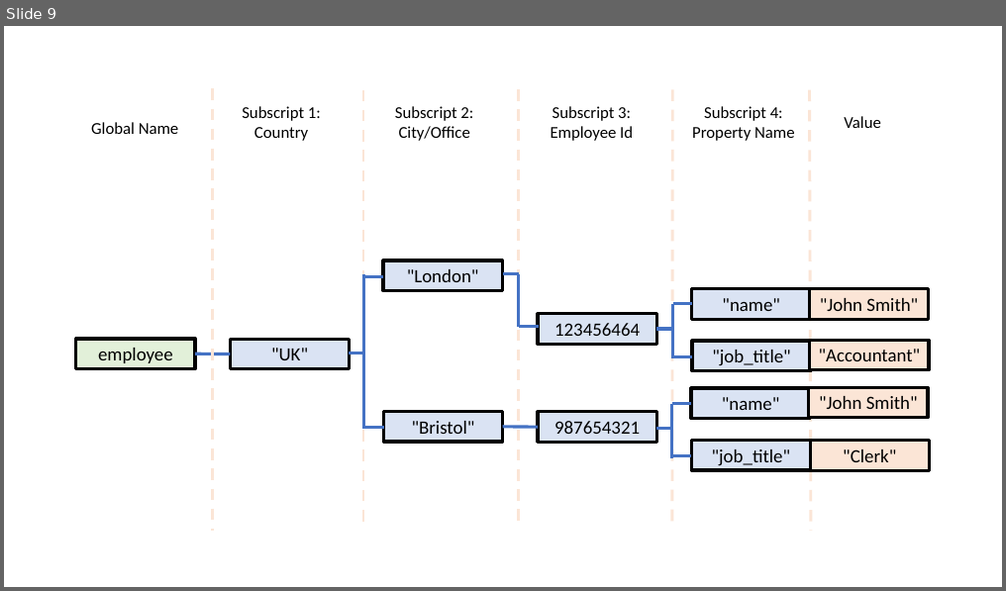
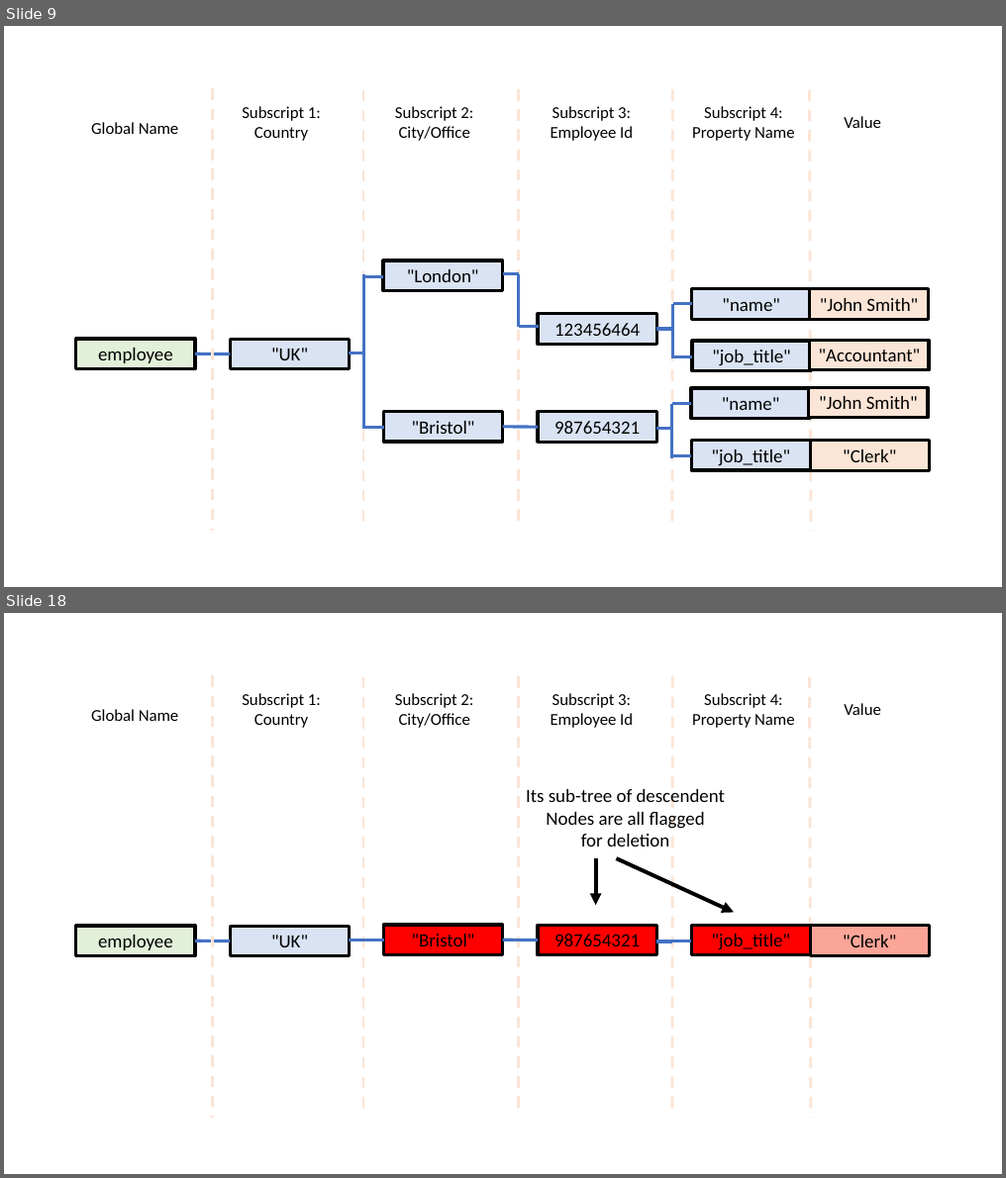
Before and after one commit to robtweed/global_storage, a slide deck: diagrams/global_storage.pptx. Shown one above the other, each under a label of ours: slide 9 before the commit, slides 9 and 18 after it; the slides between them are not shown. The pictures are 1006x591 and 1006x1178 pixels, drawn with LibreOffice and Linux fonts; fonts in the diff are those of the drawing. Boxes give left, top, right and bottom in pixels: in the first picture for what was removed or moved away, otherwise in the second. Text is boxed around its words. In the diff, an @@ line names an element or a change of style, - is before the commit and + after.

```diff
--- a/diagrams/global_storage.pptx
+++ b/diagrams/global_storage.pptx
@@ slide 18 added at <box>4,613,1002,1174</box>, background #FFFFFF @@
@@ line added from (212, 676) to (212, 1118), #FBE5D6 2.75 pt dashed @@
@@ text added at <box>242,693,321,728</box>, 16 pt, text #000000 @@
+Subscript 1:
+Country
@@ line added from (363, 677) to (363, 1110), #FBE5D6 2.75 pt dashed @@
@@ text added at <box>395,693,473,728</box>, 16 pt, text #000000 @@
+Subscript 2:
+City/Office
@@ line added from (519, 676) to (519, 1110), #FBE5D6 2.75 pt dashed @@
@@ text added at <box>550,693,633,728</box>, 16 pt, text #000000 @@
+Subscript 3:
+Employee Id
@@ line added from (672, 676) to (672, 1110), #FBE5D6 2.75 pt dashed @@
@@ text added at <box>692,693,795,728</box>, 16 pt, text #000000 @@
+Subscript 4:
+Property Name
@@ line added from (810, 677) to (811, 1118), #FBE5D6 2.75 pt dashed @@
@@ text added at <box>91,709,179,721</box>, 16 pt, text #000000 @@
+Global Name
@@ text added at <box>844,703,881,715</box>, 16 pt, text #000000 @@
+Value
@@ text added at <box>526,787,725,847</box>, 18 pt, text #000000 @@
+Its sub-tree of descendent
+Nodes are all flagged
+for deletion
@@ arrow added from (596, 859) to (596, 906), #000000 3.75 pt @@
@@ arrow added from (617, 859) to (734, 912), #000000 3.75 pt @@
@@ rectangle added at <box>76,926,195,956</box>, fill #E2F0D9, outline #000000 3 pt, 18 pt, text #000000 @@
+employee
@@ rectangle added at <box>230,926,350,956</box>, fill #DAE3F3, outline #000000 3 pt, 18 pt, text #000000 @@
+"UK"
@@ rectangle added at <box>383,925,503,956</box>, fill #FF0000, outline #000000 3 pt, 18 pt, text #000000 @@
+"Bristol"
@@ rectangle added at <box>538,925,656,956</box>, fill #FF0000, outline #000000 3 pt, 18 pt, text #000000 @@
+987654321
@@ rectangle added at <box>691,925,810,956</box>, fill #FF0000, outline #000000 3 pt, 18 pt, text #000000 @@
+"job_title"
@@ rectangle added at <box>810,926,930,956</box>, fill #FBA598, outline #000000 3 pt, 18 pt, text #000000 @@
+"Clerk"
@@ line added from (195, 941) to (230, 942), #4472C4 3 pt @@
@@ line added from (349, 941) to (364, 941), #4472C4 3 pt @@
@@ line added from (364, 940) to (384, 940), #4472C4 3 pt @@
@@ line added from (503, 940) to (538, 940), #4472C4 3 pt @@
@@ line added from (656, 942) to (672, 942), #4472C4 3 pt @@
@@ line added from (672, 942) to (691, 942), #4472C4 3 pt @@
```
Also in this commit, not shown: 12 other slides added, 3 other files.
